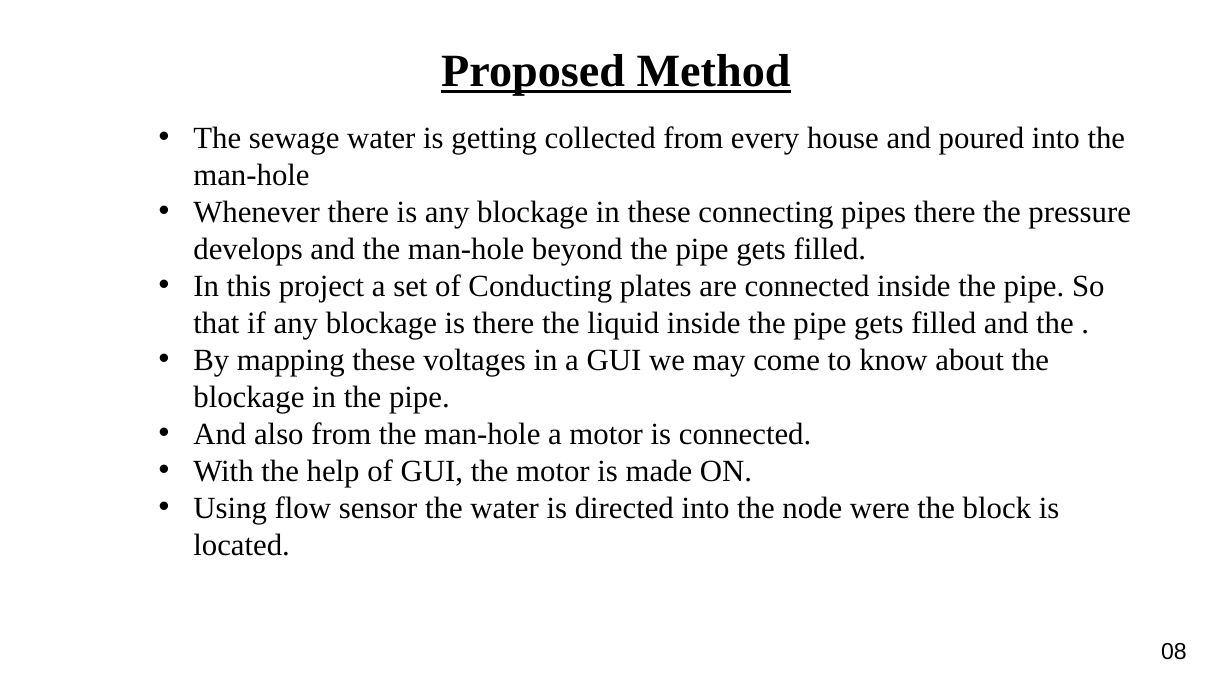
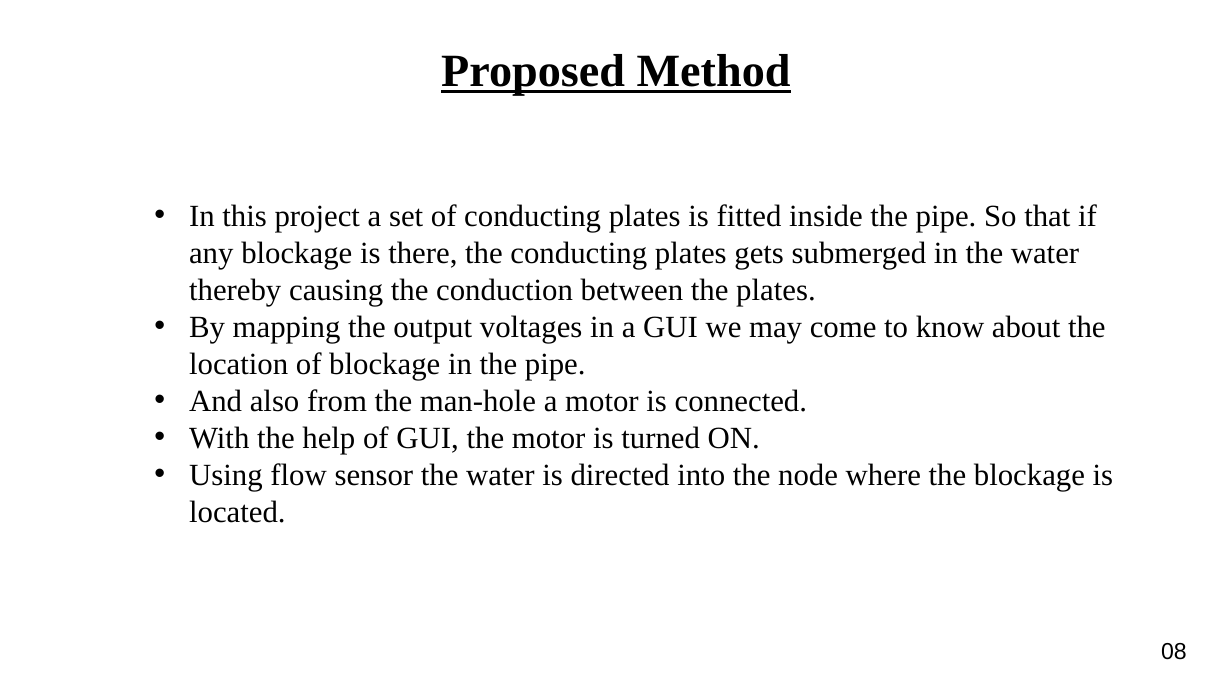
Before and after one commit to MANOJI-T/sewage_project, a slide deck: slide 8 of 1stReview.pptx. Drawn at 1232x693 pixels with LibreOffice and Linux fonts; fonts in the diff are those of the drawing; background and template pictures are left out. Boxes give left, top, right and bottom in pixels: in the first picture for what was removed or moved away, otherwise in the second. Text is boxed around its words. In the diff, an @@ line names an element or a change of style, - is before the commit and + after.

Commit message:
version 1.2

```diff
--- a/1stReview.pptx
+++ b/1stReview.pptx
@@ text "In this project a set ..." moved from (x1=193, y1=126, x2=1131, y2=556) to (x1=189, y1=204, x2=1114, y2=523) @@
@@ text at (x1=189, y1=204, x2=1106, y2=380): text changed @@
-• The sewage water is getting collected from every house and poured into the man-hole
-• Whenever there is any blockage in these connecting pipes there the pressure develops and the man-hole beyond the pipe gets filled.
-• In this project a set of Conducting plates are connected inside the pipe. So that if any blockage is there the liquid inside the pipe gets filled and the .
-• By mapping these voltages in a GUI we may come to know about the blockage in the pipe.
+• In this project a set of conducting plates is fitted inside the pipe. So that if any blockage is there, the conducting plates gets submerged in the water thereby causing the conduction between the plates.
+• By mapping the output voltages in a GUI we may come to know about the location of blockage in the pipe.
@@ text at (x1=189, y1=426, x2=1114, y2=523): text changed @@
-• With the help of GUI, the motor is made ON.
-• Using flow sensor the water is directed into the node were the block is located.
+• With the help of GUI, the motor is turned ON.
+• Using flow sensor the water is directed into the node where the blockage is located.
```
Also in this commit, not shown: 5 other slides changed.
